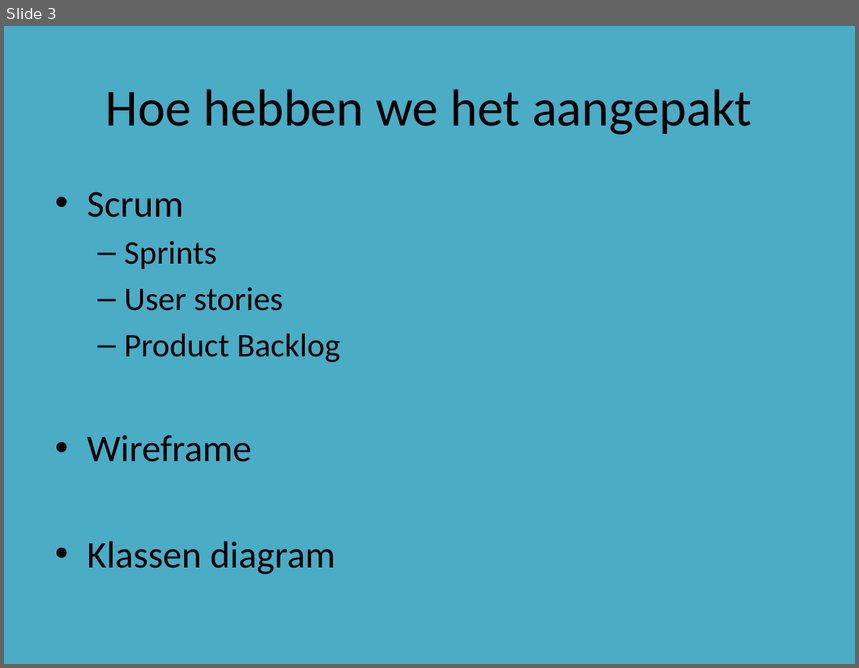
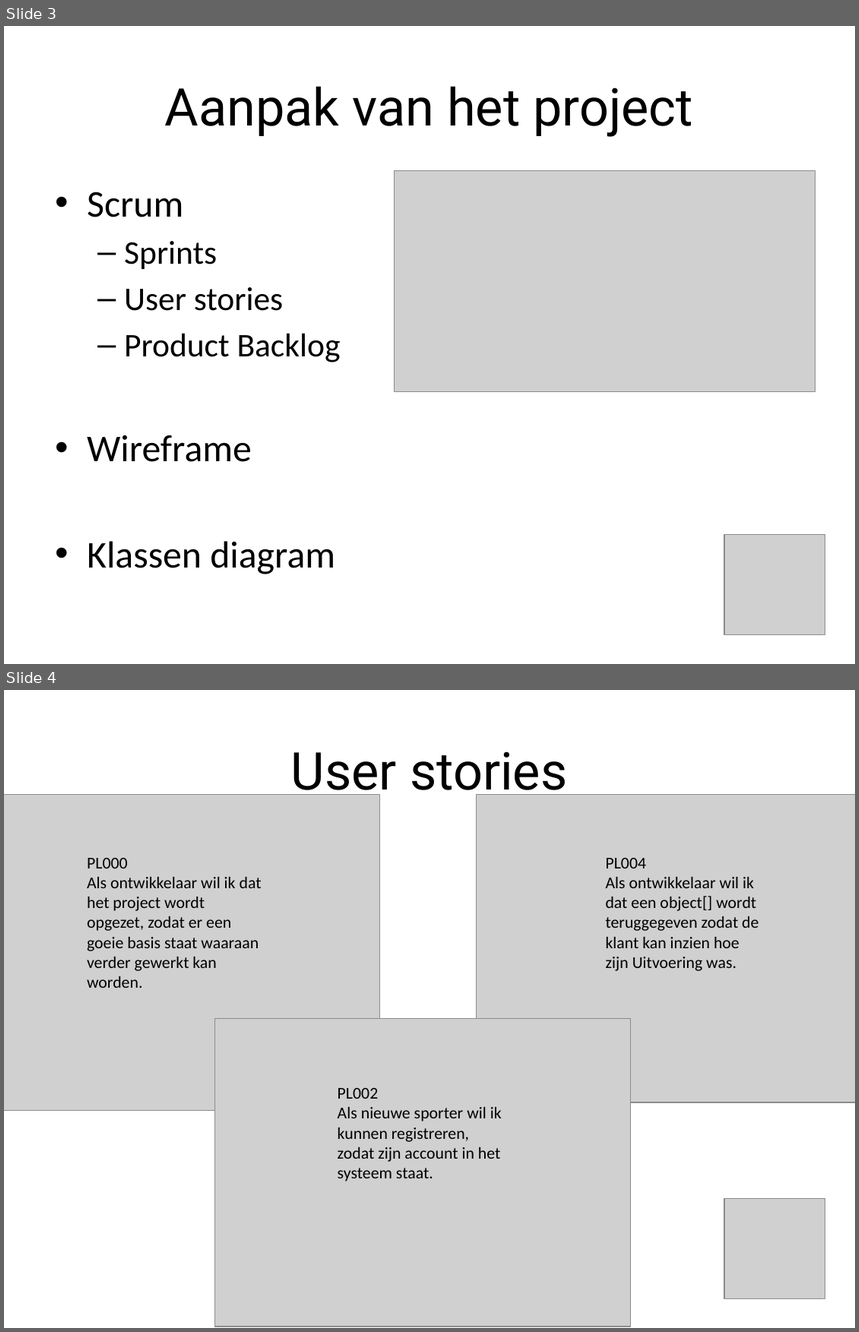
Before and after one commit to DASnoeken/Powerlift_App, a slide deck: Powerlift Powerpoint.pptx. Shown one above the other, each under a label of ours: slide 3 before the commit, slides 3 and 4 after it. The pictures are 859x668 and 859x1332 pixels, drawn with LibreOffice and Linux fonts; fonts in the diff are those of the drawing; grey boxes stand for pictures; background and template pictures are left out. Boxes give left, top, right and bottom in pixels: in the first picture for what was removed or moved away, otherwise in the second. Text is boxed around its words. In the diff, an @@ line names an element or a change of style, - is before the commit and + after.

```diff
--- a/Powerlift Powerpoint.pptx
+++ b/Powerlift Powerpoint.pptx
@@ slide 4 added at [4,690,855,1328], background picture (left out) @@
@@ title added at [291,752,567,801], 44 pt, text #000000 @@
+User stories
@@ picture added at [4,795,380,1110] @@
@@ picture added at [477,795,855,1103] @@
@@ text added at [87,858,262,988], 14 pt, text #000000 @@
+PL000
+Als ontwikkelaar wil ik dat het project wordt opgezet, zodat er een goeie basis staat waaraan verder gewerkt kan worden.
@@ text added at [606,858,759,971], 14 pt, text #000000 @@
+PL004
+Als ontwikkelaar wil ik dat een object[] wordt teruggegeven zodat de klant kan inzien hoe zijn Uitvoering was.
@@ picture added at [215,1018,630,1327] @@
@@ text added at [338,1088,502,1182], 14 pt, text #000000 @@
+PL002
+Als nieuwe sporter wil ik kunnen registreren, zodat zijn account in het systeem staat.
@@ picture added at [724,1199,825,1300] @@
@@ slide 3 changed as well @@
@@ background #4BACC6 to picture (left out) @@
@@ title at [165,86,693,137]: text changed; font Calibri to Roboto @@
-Hoe hebben we het aangepakt
+Aanpak van het project
@@ picture added at [395,170,816,392] @@
@@ picture added at [724,535,825,636] @@
```
Also in this commit, not shown: 9 other slides changed, 1 other file.
